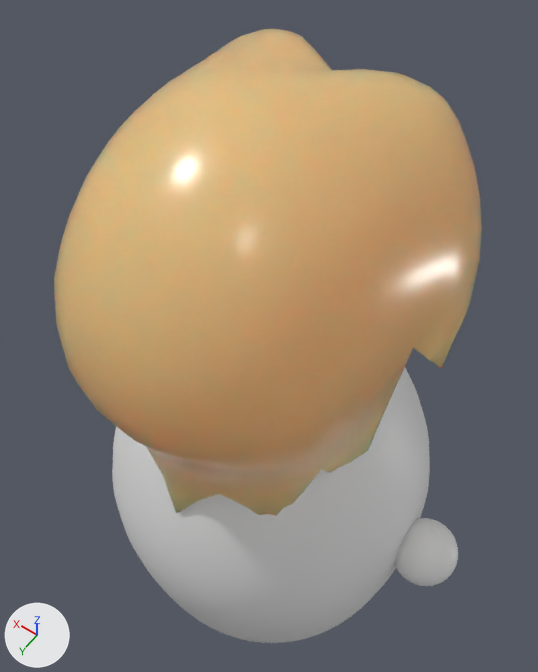
The Blender file static/assets/Rig_V2/rig.blend as it was, and as the next commit left it.
The view is the same before and after, from a 50 mm camera at (-0.77, 1.1, 2.94) aimed at (0.06, -0.07, 1.11). Every picture has the same lights, and +X, +Y and +Z are marked at lower left. The first picture is the older version.

In view in the first picture: 'Body', 'Hair', 'hand 1'.
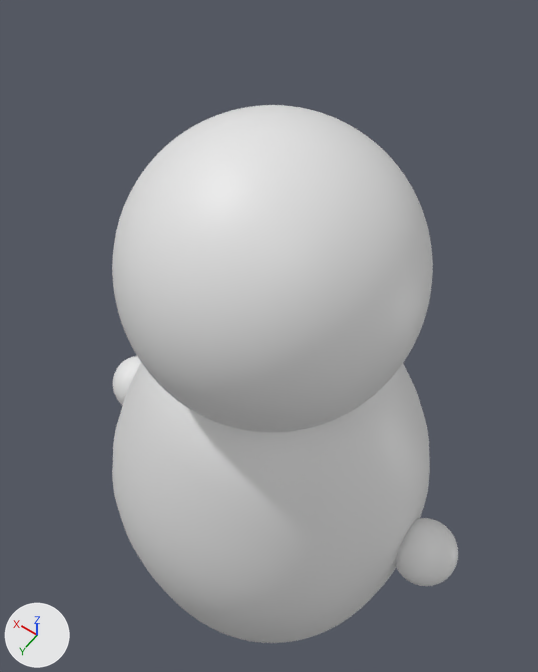
What the commit changed:
Object 'Hair' (ob_hair) is deleted.

Where the change shows, as pixel boxes [x1, y1, x2, y2] in the pictures (538 x 672 px):
'Hair', deleted (beige)
    before: [54, 29, 482, 516]
'Body', unchanged, uncovered by the edit
    before: [112, 368, 430, 643]
    after: [112, 105, 433, 643]
